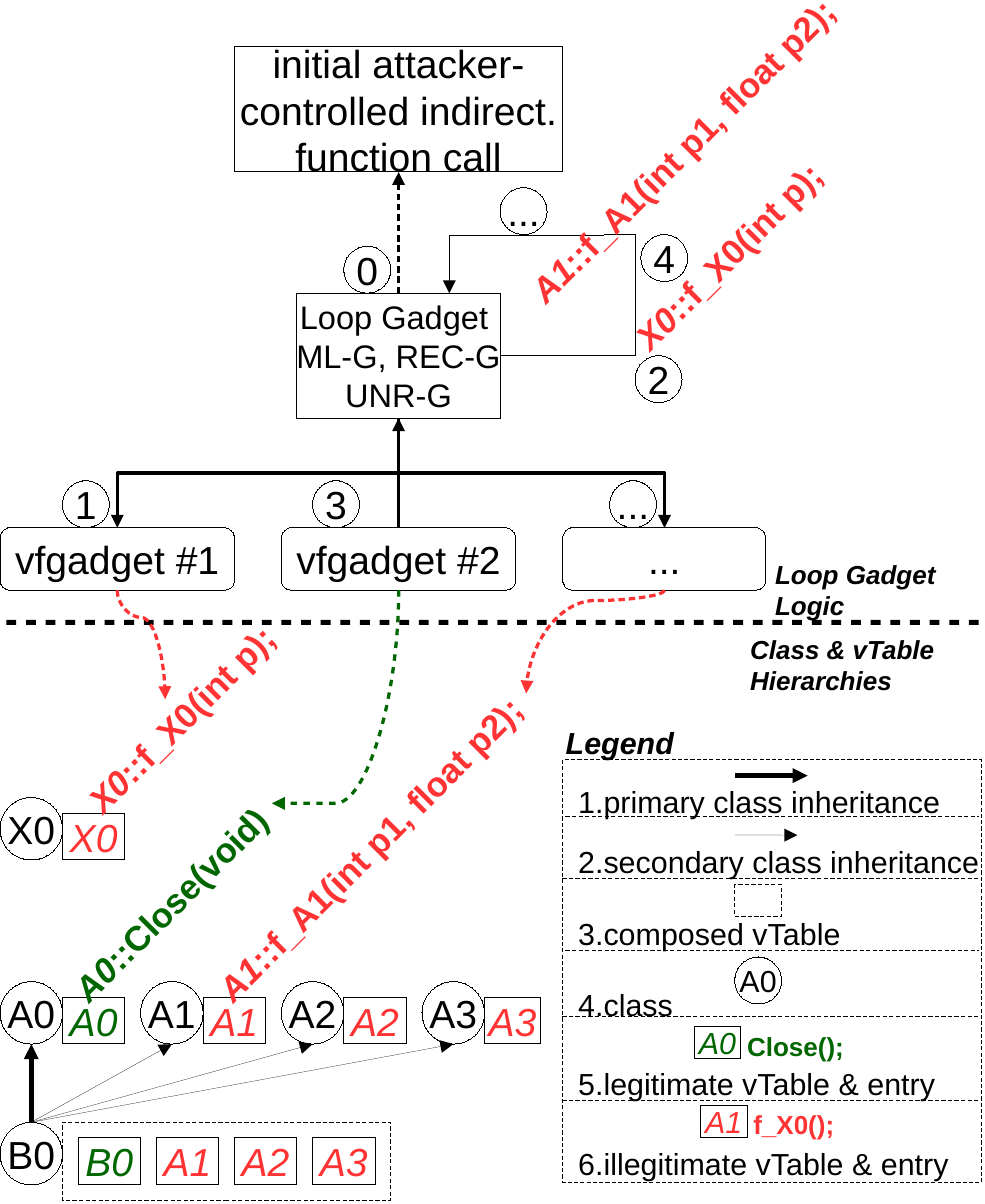
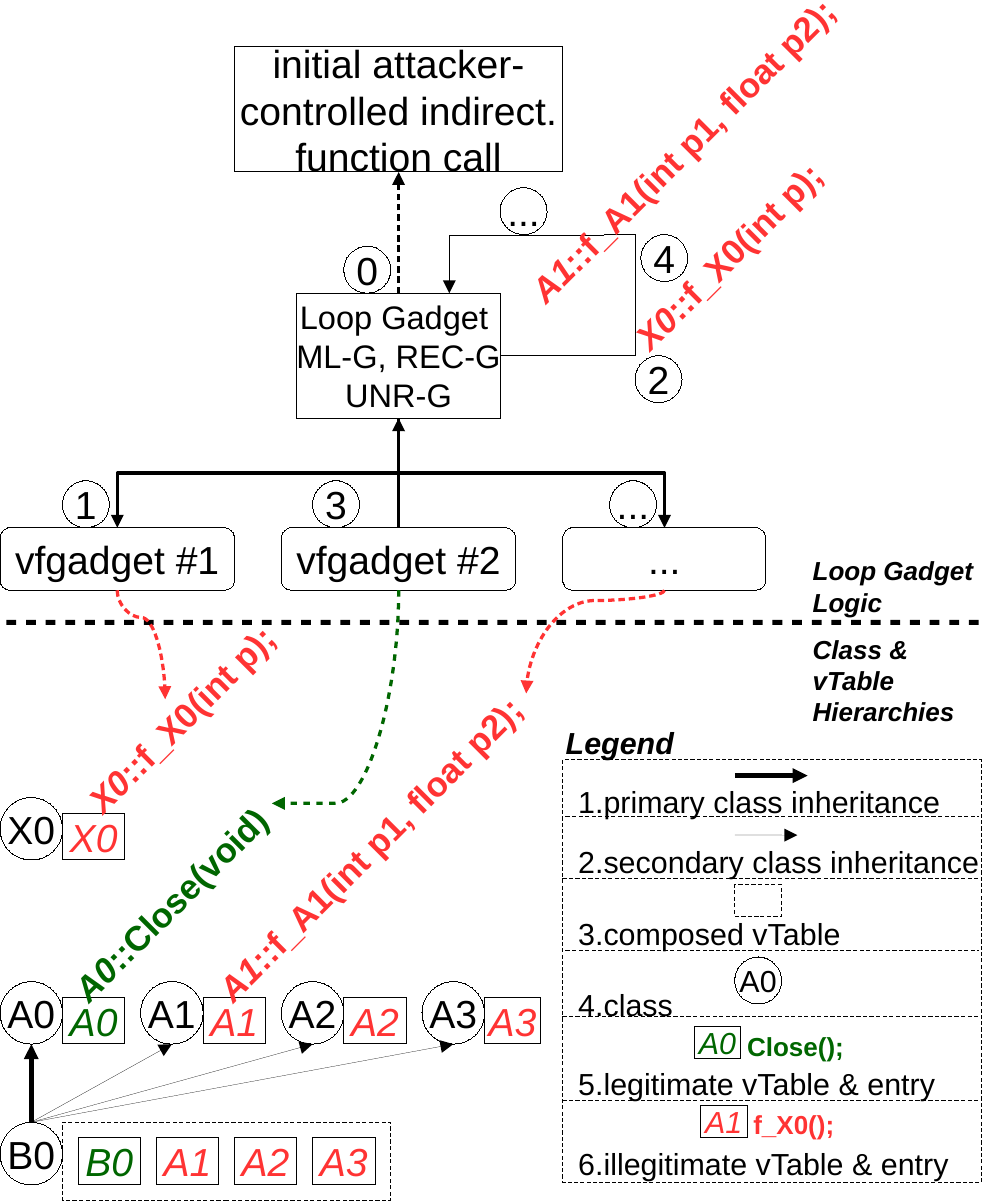
Before and after one commit to IntRepair/tauCFI, a slide deck: slide 1 of Usenix_Paper_Template/figures/loop.odp. Drawn at 985x1204 pixels with LibreOffice and Linux fonts; fonts in the diff are those of the drawing. Boxes give left, top, right and bottom in pixels: in the first picture for what was removed or moved away, otherwise in the second. Text is boxed around its words. In the diff, an @@ line names an element or a change of style, - is before the commit and + after.

```diff
--- a/Usenix_Paper_Template/figures/loop.odp
+++ b/Usenix_Paper_Template/figures/loop.odp
@@ text "Loop Gadget Logic": place and size @@
-text "Loop Gadget Logic" at [775,565,936,621]
+text "Loop Gadget Logic" at [813,561,973,618]
@@ text "Class & vTable Hierarchies" rewrapped from [750,640,934,691] to [813,640,955,722] @@
```
Also in this commit, not shown: 12 other files.
